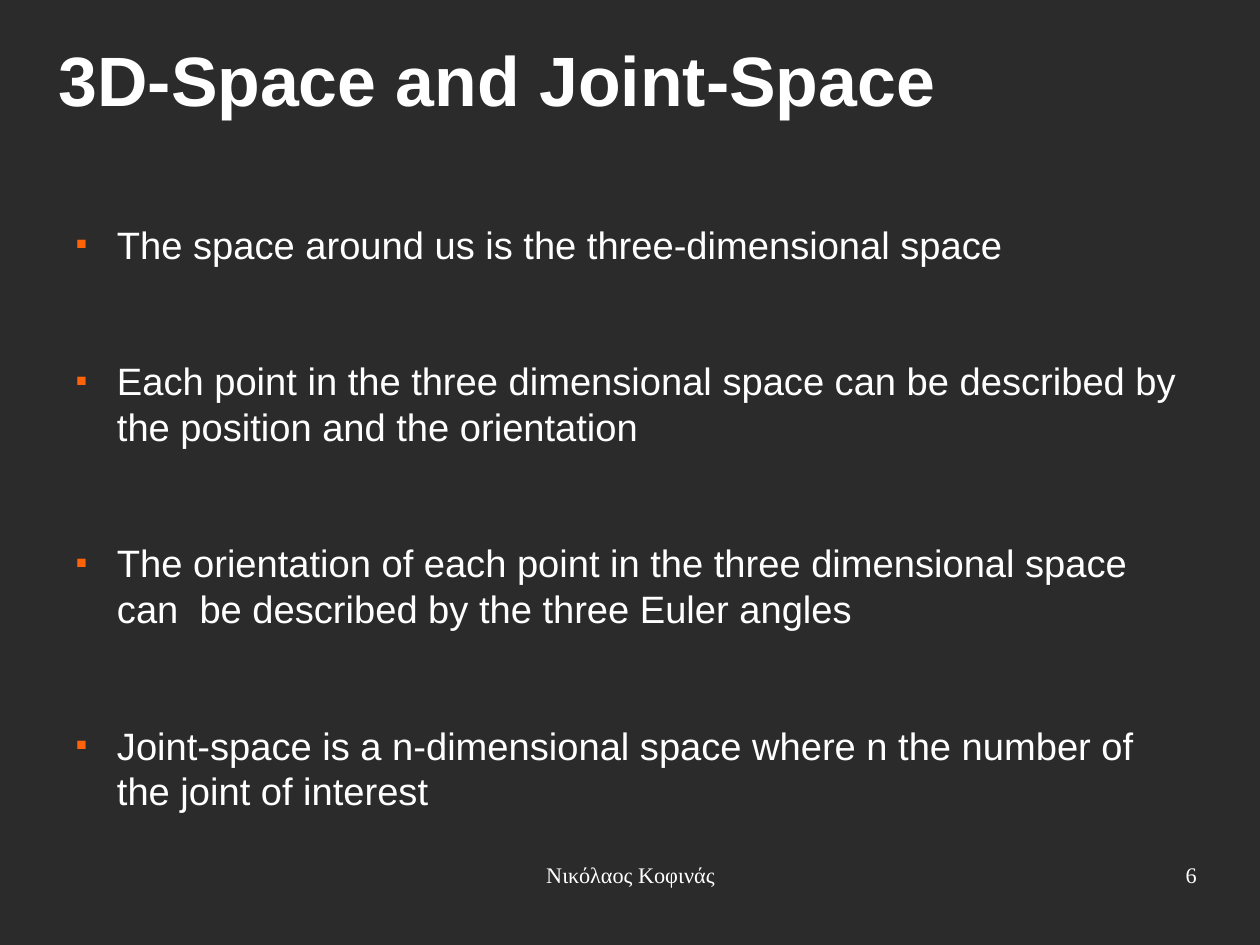
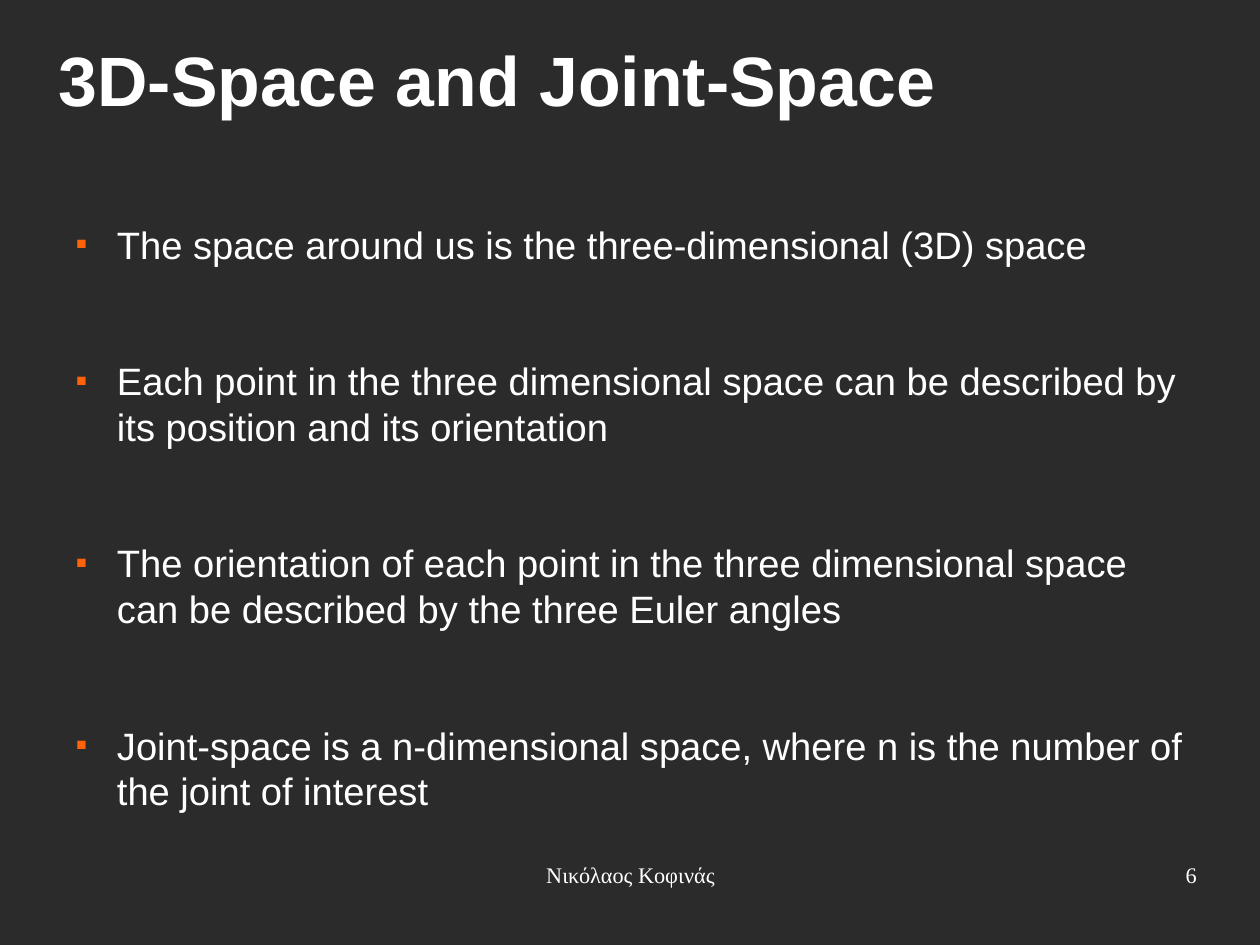
Before and after one commit to eldr4d/MyThesis, a slide deck: slide 6 of presentation.odp. Drawn at 1260x945 pixels with LibreOffice and Linux fonts; fonts in the diff are those of the drawing; background and template pictures are left out; a plain dark background stands for a picture behind light text. Boxes give left, top, right and bottom in pixels: in the first picture for what was removed or moved away, otherwise in the second. Text is boxed around its words. In the diff, an @@ line names an element or a change of style, - is before the commit and + after.

```diff
--- a/presentation.odp
+++ b/presentation.odp
@@ text at [117, 231, 1175, 449]: text changed @@
-■ The space around us is the three-dimensional space
-■ Each point in the three dimensional space can be described by the position and the orientation
+■ The space around us is the three-dimensional (3D) space
+■ Each point in the three dimensional space can be described by its position and its orientation
@@ text at [117, 732, 1182, 813]: text changed @@
-■ Joint-space is a n-dimensional space where n the number of the joint of interest
+■ Joint-space is a n-dimensional space, where n is the number of the joint of interest
```
Also in this commit, not shown: 17 other slides changed, 5 slides added, 2 slides removed.
